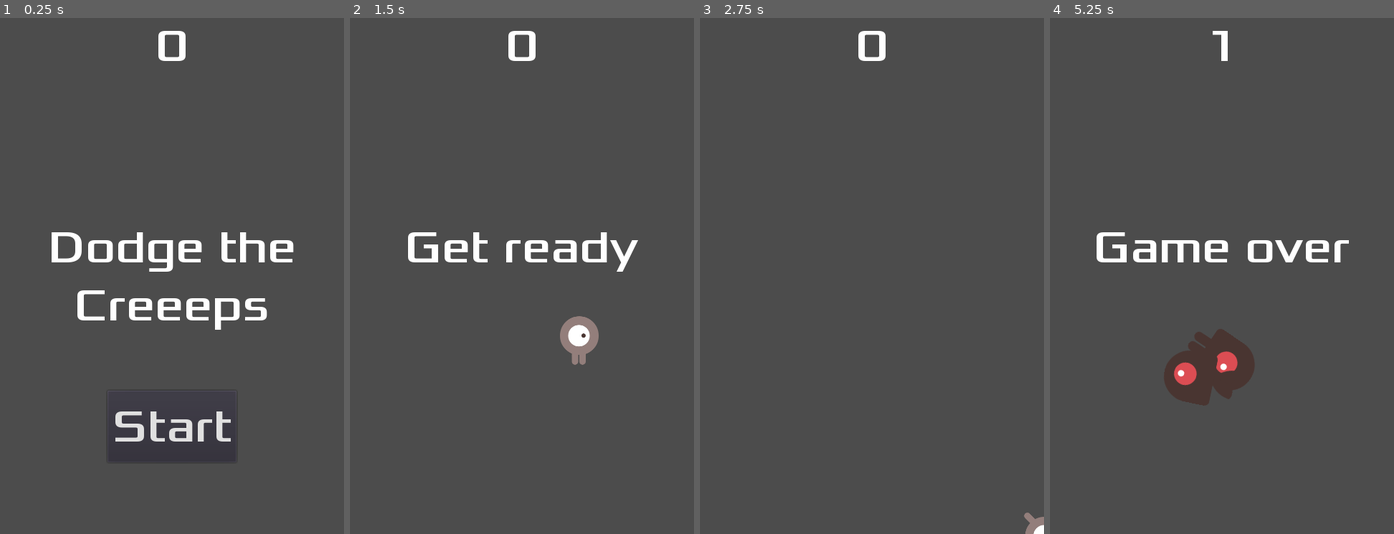
Above: before the commit, frames 1-4 (left to right).
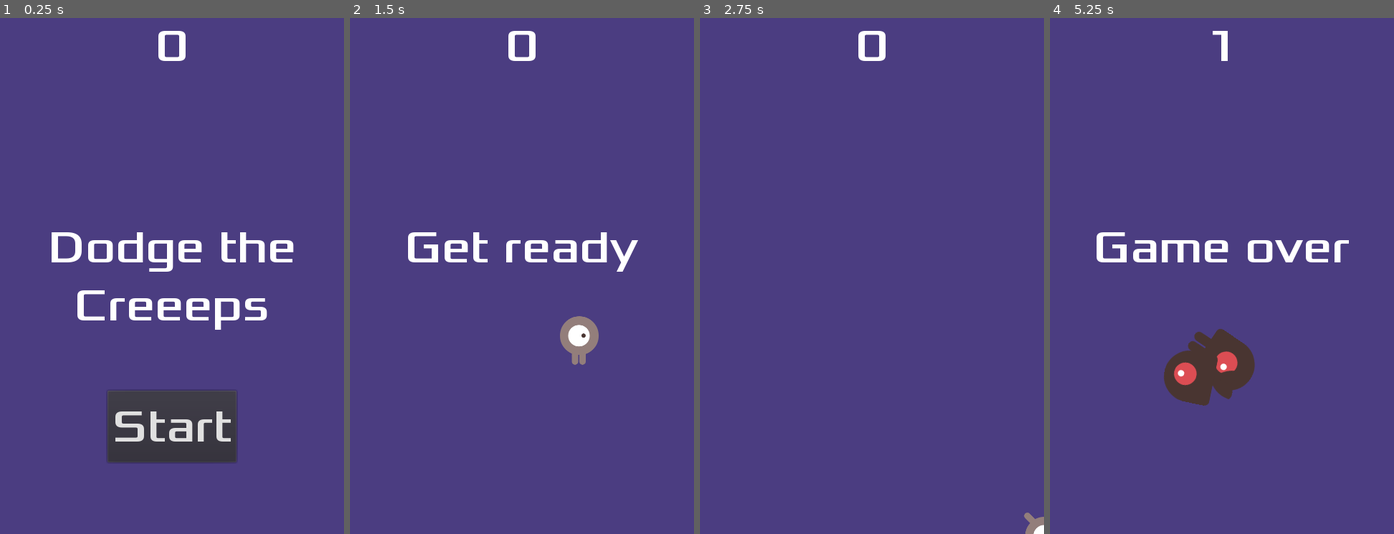
Above: after the commit, the same moments.

Repository: tungnnnt17/Dodge
Game: Godot game, scene res://Main.tscn
The game is run twice, just before and just after one commit, with the same random seed, the same clock (stepped at 60 frames per second) and the same inputs.
Inputs:
- Up to frame 1 (0.25 s): no input
- Up to frame 2 (1.5 s): click "Start" at 0.5 s; tap Enter (start_game, bound only after the commit) at 1.25, 1.35 s; hold Right (move_right) from 1.28 s (still down)
- Up to frame 3 (2.75 s): release Right (move_right) at 2.03 s; hold Down (move_down) from 2.03 s (still down); tap Enter (start_game, bound only after the commit) at 2.1 s
- Up to frame 4 (5.25 s): release Down (move_down) at 2.78 s; hold Right (move_right) 2.78-3.53 s; tap Enter (start_game, bound only after the commit) every 0.75 s from 2.85 to 5.1 s; hold Up (move_up) 3.53-4.28 s; hold Left (move_left) from 4.28 s (still down)

The runs differ from the first frame. In frame 1, 92% of the frame differs, in the area x 0-100%, y 0-100%; in frame 2, 98%; in frame 3, 100%; in frame 4, 96%.

Commit message:
Finishing up

Diff:
--- a/HUD.tscn
+++ b/HUD.tscn
@@ -6,6 +6,12 @@
 [sub_resource type="DynamicFont" id=1]
 size = 64
 font_data = ExtResource( 1 )
+
+[sub_resource type="InputEventAction" id=2]
+action = "start_game"
+
+[sub_resource type="ShortCut" id=3]
+shortcut = SubResource( 2 )
 
 [node name="HUD" type="CanvasLayer"]
 script = ExtResource( 2 )
@@ -37,6 +43,7 @@
 margin_right = 90.0
 margin_bottom = -100.0
 custom_fonts/font = SubResource( 1 )
+shortcut = SubResource( 3 )
 text = "Start"
 
 [node name="MessageTimer" type="Timer" parent="."]
--- a/Main.gd
+++ b/Main.gd
@@ -7,14 +7,18 @@
 	randomize()
 
 func game_over():
+	$Music.stop()
+	$DeathSound.play()
 	$ScoreTimer.stop()
 	$MobTimer.stop()
 	$HUD.show_game_over()
 
 func new_game():
+	$Music.play()
 	get_tree().call_group("mobs", "queue_free")
 	score = 0
 	$Player.start($StartPosition.position)
+#	$Player/CollisionShape2D.disabled = true
 	$StartTimer.start()
 	$HUD.update_score(score)
 	$HUD.show_message("Get ready")
--- a/Main.tscn
+++ b/Main.tscn
@@ -1,9 +1,11 @@
-[gd_scene load_steps=6 format=2]
+[gd_scene load_steps=8 format=2]
 
 [ext_resource path="res://Player.tscn" type="PackedScene" id=1]
 [ext_resource path="res://Main.gd" type="Script" id=2]
 [ext_resource path="res://Mob.tscn" type="PackedScene" id=3]
 [ext_resource path="res://HUD.tscn" type="PackedScene" id=4]
+[ext_resource path="res://art/gameover.wav" type="AudioStream" id=5]
+[ext_resource path="res://art/House In a Forest Loop.ogg" type="AudioStream" id=6]
 
 [sub_resource type="Curve2D" id=1]
 _data = {
@@ -13,6 +15,11 @@
 [node name="Main" type="Node"]
 script = ExtResource( 2 )
 mob_scene = ExtResource( 3 )
+
+[node name="ColorRect" type="ColorRect" parent="."]
+margin_right = 480.0
+margin_bottom = 720.0
+color = Color( 0.298039, 0.243137, 0.509804, 1 )
 
 [node name="Player" parent="." instance=ExtResource( 1 )]
 
@@ -39,6 +46,12 @@
 
 [node name="HUD" parent="." instance=ExtResource( 4 )]
 
+[node name="DeathSound" type="AudioStreamPlayer2D" parent="."]
+stream = ExtResource( 5 )
+
+[node name="Music" type="AudioStreamPlayer2D" parent="."]
+stream = ExtResource( 6 )
+
 [connection signal="hit" from="Player" to="." method="_on_Player_hit"]
 [connection signal="timeout" from="MobTimer" to="." method="_on_MobTimer_timeout"]
 [connection signal="timeout" from="ScoreTimer" to="." method="_on_ScoreTimer_timeout"]
--- a/project.godot
+++ b/project.godot
@@ -43,6 +43,11 @@
 "events": [ Object(InputEventKey,"resource_local_to_scene":false,"resource_name":"","device":0,"alt":false,"shift":false,"control":false,"meta":false,"command":false,"pressed":false,"scancode":16777234,"physical_scancode":0,"unicode":0,"echo":false,"script":null)
  ]
 }
+start_game={
+"deadzone": 0.5,
+"events": [ Object(InputEventKey,"resource_local_to_scene":false,"resource_name":"","device":0,"alt":false,"shift":false,"control":false,"meta":false,"command":false,"pressed":false,"scancode":16777221,"physical_scancode":0,"unicode":0,"echo":false,"script":null)
+ ]
+}
 
 [physics]
 
Not shown: 1 places in HUD.tscn that only renumber resources
